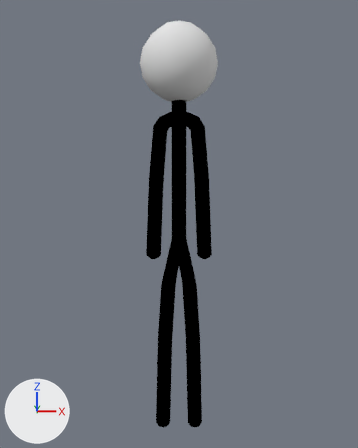
One commit to the Blender file Models/Characters/stick.blend: the scene before it, then after it.
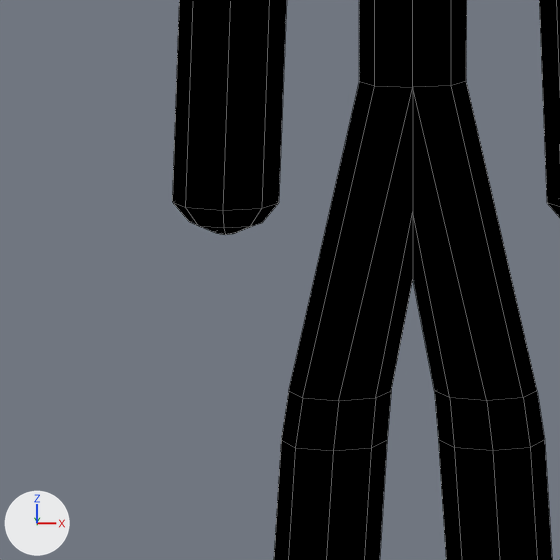
Each version appears first whole from a 50 mm camera at (0.0, -17.0, 3.4) aimed at (0.0, 0.02, 2.07), and next in a close-up on the part from 34% to 56% of the width and 51% to 68% of the height. The axes (+X, +Y, +Z) are drawn at lower left. The lights are the same throughout. The close-ups show mesh edges as thin lines. The same objects are shown in both versions, whatever each file hides.

Names of what the first close-up shows: 'Body'.
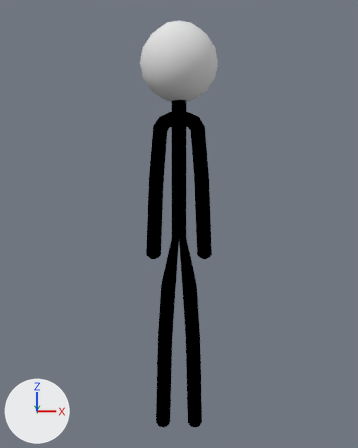
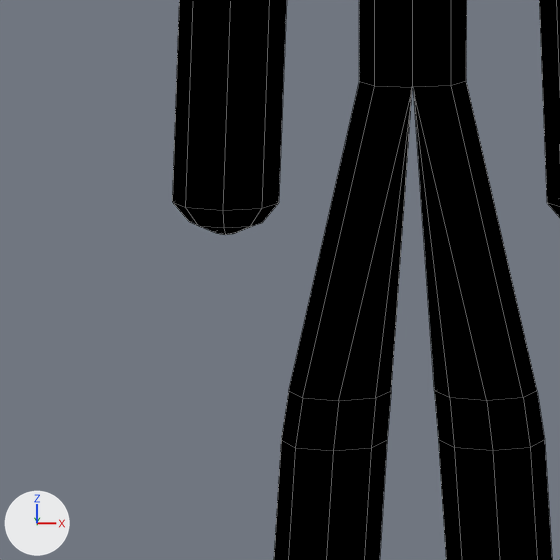
What differs and where, as boxes [x1, y1, x2, y2] in the close-ups (560 x 560 px; the box of a moved part takes in the faces that stretch with it):
part 1 of me_cylinder, moved or reshaped
    before: [339, 89, 487, 401]
    after: [339, 93, 487, 401]

Diff of the bpy script that builds the scene:
```diff
--- a/Models/Characters/stick.blend.py
+++ b/Models/Characters/stick.blend.py
@@ me_cylinder @@
 me_cylinder.from_pydata(...)  # 143 vertices, 144 faces; spans x 0.0..1.13, y -0.25..0.26, z -7.42..4.18
 # used by ob_body; location = (0.0, 0.0, 2.28)
-me_cylinder.vertices[11].co = (0.0, -0.18, -1.3)
-me_cylinder.vertices[13].co = (0.0, 0.0, -1.64)
-me_cylinder.vertices[15].co = (0.0, 0.18, -1.3)
+# me_cylinder part 1
+me_cylinder.vertices[11].co = (0.0, -0.17, -0.71)
+me_cylinder.vertices[13].co = (0.0, 0.0, -0.71)
+me_cylinder.vertices[15].co = (0.0, 0.17, -0.71)
 me_cylinder.materials.append(mat_material_005)
```
